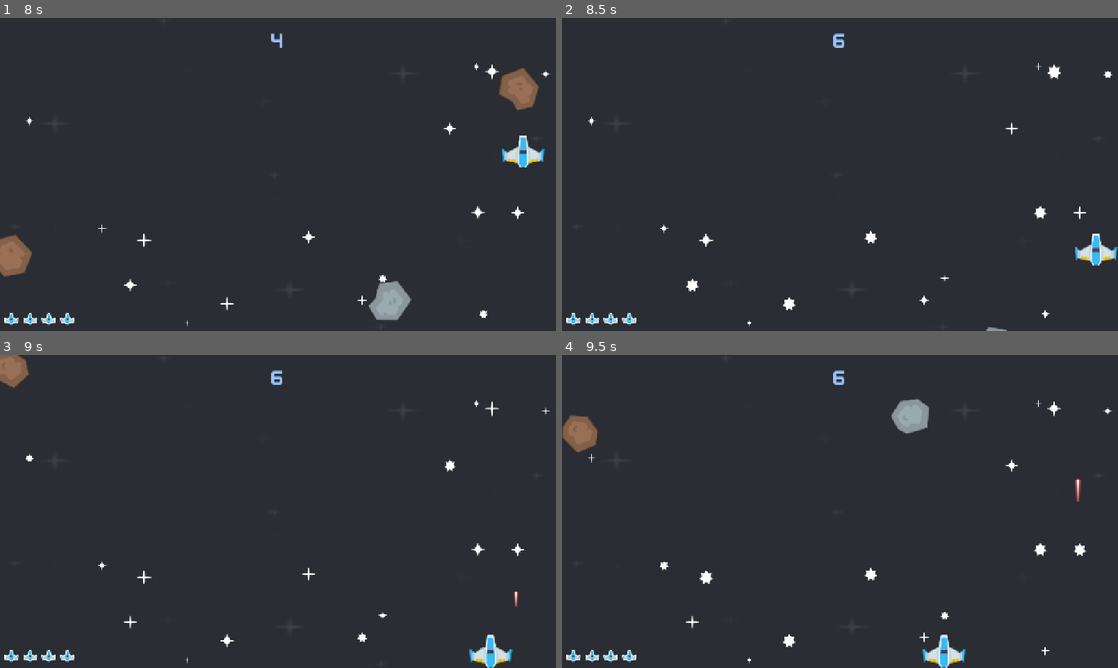
Above: before the commit, frames 1-4 (two rows, left to right).
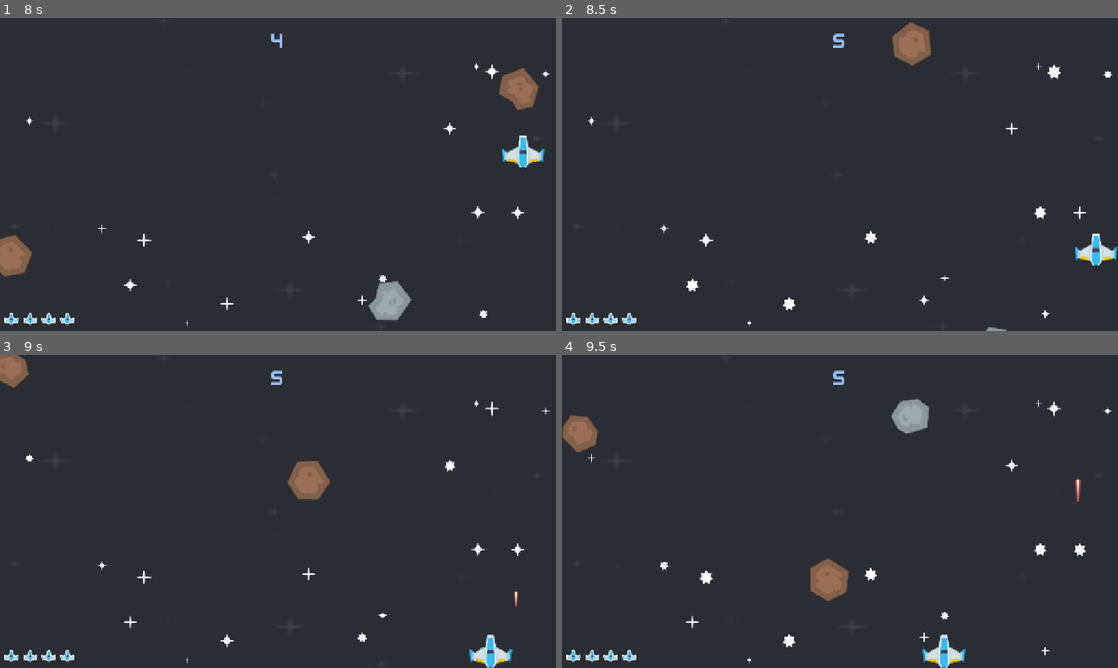
Above: after the commit, the same moments.

Repository: FrancescoRom/GodotSpacegame
Game: Godot game, scene res://scenes/game_over.tscn
The game is run twice, just before and just after one commit, with the same random seed, the same clock (stepped at 60 frames per second) and the same inputs. This scene is started directly instead of the project's main scene.
Inputs:
- Up to frame 1 (8 s): tap Space (shoot) at 0.5, 1.35, 2.85, 4.35, 5.85, 7.35 s; hold D (right) 0.53-1.28 s; hold Space (shoot) 0.53-1.28 s; hold S (down) 1.28-2.03 s; hold D (right) 2.03-2.78 s; hold Space (shoot) 2.03-2.78 s; hold W (up) 2.78-3.53 s; hold Space (shoot) 3.53-4.28 s; hold A (left) 3.53-5.03 s; hold S (down) 5.03-5.78 s; hold Space (shoot) 5.03-5.78 s; hold D (right) 5.78-6.53 s; hold W (up) 6.53-7.28 s; hold Space (shoot) 6.53-7.28 s; hold D (right) from 7.28 s (still down)
- Up to frame 2 (8.5 s): release D (right) at 8.03 s; hold S (down) from 8.03 s (still down); hold Space (shoot) from 8.03 s (still down)
- Up to frame 3 (9 s): release S (down) at 8.78 s; release Space (shoot) at 8.78 s; hold A (left) from 8.78 s (still down); tap Space (shoot) at 8.85 s
- Up to frame 4 (9.5 s): keep holding A (left)

Frame 1 is identical in both runs. In frame 2, 0.7% of the frame differs, in the area x 48-67%, y 1-16%; in frame 3, 0.7%; in frame 4, 0.7%, in the area x 44-52%, y 7-79%.

Commit message:
added sounds

Diff:
--- a/scenes/game_over.tscn
+++ b/scenes/game_over.tscn
@@ -4,6 +4,7 @@
 [ext_resource type="Texture2D" uid="uid://cqlw36dpaspjp" path="res://SpaceShooterRedux/Backgrounds/blue.png" id="1_xeevv"]
 [ext_resource type="PackedScene" uid="uid://cl64e04hn8qsn" path="res://scenes/level.tscn" id="2_racf3"]
 [ext_resource type="FontFile" uid="uid://bders7gs1e3fj" path="res://SpaceShooterRedux/Bonus/kenvector_future.ttf" id="2_wqhvx"]
+[ext_resource type="AudioStream" uid="uid://b04svhq3e1jsu" path="res://SpaceShooterRedux/Bonus/gameoversound.wav" id="5_7m3ot"]
 
 [node name="GameOver" type="Control" unique_id=183284109]
 layout_mode = 3
@@ -67,3 +68,6 @@
 theme_override_fonts/font = ExtResource("2_wqhvx")
 theme_override_font_sizes/font_size = 24
 text = "Press space to restart"
+
+[node name="GameOverSound" type="AudioStreamPlayer2D" parent="." unique_id=1013822494]
+stream = ExtResource("5_7m3ot")
--- a/scenes/meteor.tscn
+++ b/scenes/meteor.tscn
@@ -1,6 +1,7 @@
 [gd_scene format=3 uid="uid://cc5r8u42x856g"]
 
 [ext_resource type="Script" uid="uid://dpsxreu0s0k3o" path="res://scripts/meteor.gd" id="1_ohe0j"]
+[ext_resource type="AudioStream" uid="uid://bl3s0pn04oumr" path="res://SpaceShooterRedux/Bonus/meteorbreak.wav" id="2_pxso2"]
 
 [sub_resource type="CircleShape2D" id="CircleShape2D_6nexg"]
 
@@ -15,5 +16,8 @@
 position = Vector2(-3, -8)
 shape = SubResource("CircleShape2D_6nexg")
 
+[node name="MeteorBoom" type="AudioStreamPlayer2D" parent="." unique_id=1581342089]
+stream = ExtResource("2_pxso2")
+
 [connection signal="area_entered" from="." to="." method="_on_area_entered"]
 [connection signal="body_entered" from="." to="." method="_on_body_entered"]
--- a/scenes/player.tscn
+++ b/scenes/player.tscn
@@ -2,6 +2,7 @@
 
 [ext_resource type="Texture2D" uid="uid://sk304mdh16j5" path="res://SpaceShooterRedux/PNG/playerShip1_blue.png" id="1_4flbx"]
 [ext_resource type="Script" uid="uid://dyx3f38lfrh8r" path="res://scripts/player.gd" id="1_onrkg"]
+[ext_resource type="AudioStream" uid="uid://dtsll1helk8wt" path="res://SpaceShooterRedux/Bonus/sfx_laser2.ogg" id="3_qhqgy"]
 
 [node name="Player" type="CharacterBody2D" unique_id=1969054748]
 collision_mask = 6
@@ -21,4 +22,9 @@
 wait_time = 0.4
 one_shot = true
 
+[node name="LaserSound" type="AudioStreamPlayer2D" parent="." unique_id=1052768837]
+stream = ExtResource("3_qhqgy")
+volume_db = -10.0
+pitch_scale = 0.83
+
 [connection signal="timeout" from="LaserTimer" to="." method="_on_laser_timer_timeout"]
--- a/scripts/game_over.gd
+++ b/scripts/game_over.gd
@@ -4,6 +4,7 @@
 
 func _ready() -> void:
 	$CenterContainer/VBoxContainer/Label2.text = $CenterContainer/VBoxContainer/Label2.text + str(Global.score)
+	$GameOverSound.play()
 
 func _input(event):
 	if event.is_action_pressed("shoot"):
--- a/scripts/laser.gd
+++ b/scripts/laser.gd
@@ -9,3 +9,7 @@
 # Called every frame. 'delta' is the elapsed time since the previous frame.
 func _process(delta: float) -> void:
 	position.y -= speed * delta
+
+	if global_position.y < -100:
+		queue_free()
+		print("laser removed")
--- a/scripts/level.gd
+++ b/scripts/level.gd
@@ -37,8 +37,10 @@
 func _on_meteor_collision():
 	health -= 1
 	get_tree().call_group('ui', '_set_health', health)
+	print("player hit")
+
 	if health <= 0:
-		get_tree().change_scene_to_file("res://scenes/game_over.tscn")
+		get_tree().change_scene_to_file.call_deferred("res://scenes/game_over.tscn")
 
 func _on_player_laser(pos) -> void:
 	var laser = laser_scene.instantiate()
--- a/scripts/meteor.gd
+++ b/scripts/meteor.gd
@@ -34,12 +34,27 @@
 	position += Vector2(direction_x, 1.0) * speed * delta
 	rotation_degrees += rotation_speed * delta
 
+	var screen_size = get_viewport_rect().size
+	var margin = 100
 
-func _on_body_entered(body: Node2D) -> void:
+	if global_position.y > screen_size.y + margin \
+	or global_position.x < -margin \
+	or global_position.x > screen_size.x + margin:
+		queue_free()
+		print("meteor removed")
+
+func _on_body_entered(_body: Node2D) -> void:
 	collision.emit()
 
 
 func _on_area_entered(area: Area2D) -> void:
 	area.queue_free()
+	Global.score += 1
+
+	$CollisionShape2D.set_deferred("disabled", true)
+	$MeteorImage.hide()
+
+	$MeteorBoom.play()
+	await $MeteorBoom.finished
+
 	queue_free()
-	Global.score += 1
--- a/scripts/player.gd
+++ b/scripts/player.gd
@@ -19,6 +19,7 @@
 		laser.emit($LaserStartPos.global_position)
 		can_shoot = false
 		$LaserTimer.start()
+		$LaserSound.play()
 
 
 func _on_laser_timer_timeout() -> void:
Not shown, added: SpaceShooterRedux/Bonus/gameoversound.wav.import
Not shown, added: SpaceShooterRedux/Bonus/meteorbreak.wav.import
Not shown, added: SpaceShooterRedux/Bonus/gameoversound.wav
Not shown, added: SpaceShooterRedux/Bonus/meteorbreak.wav
